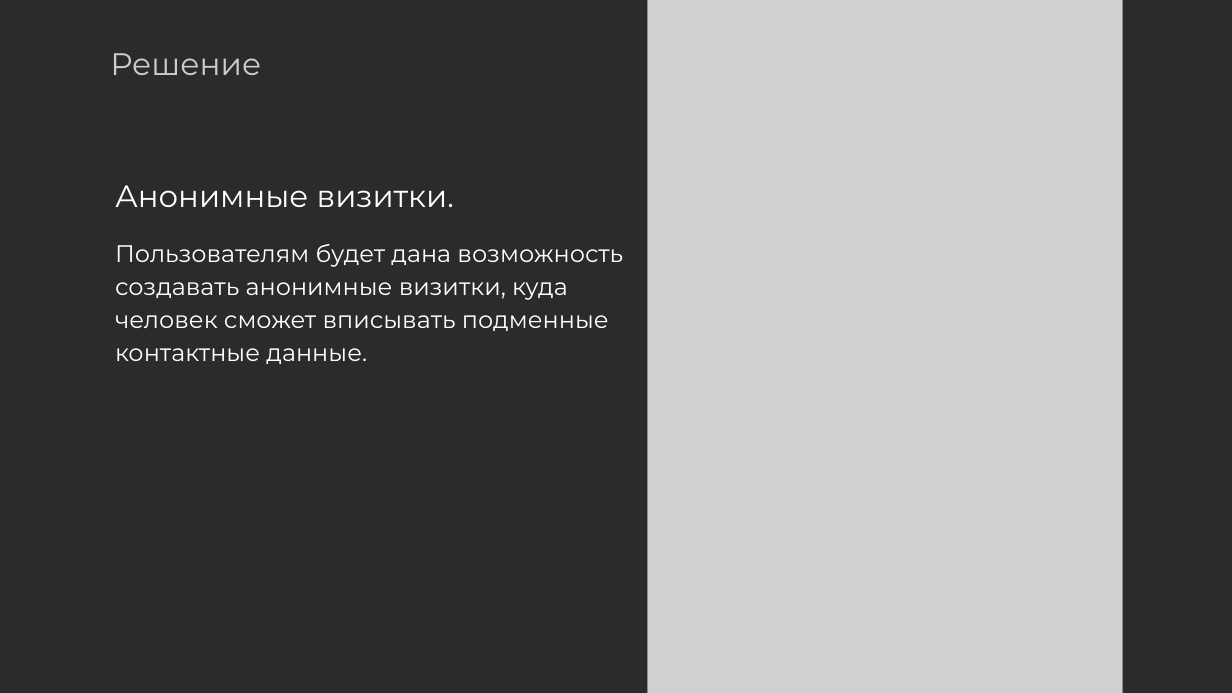
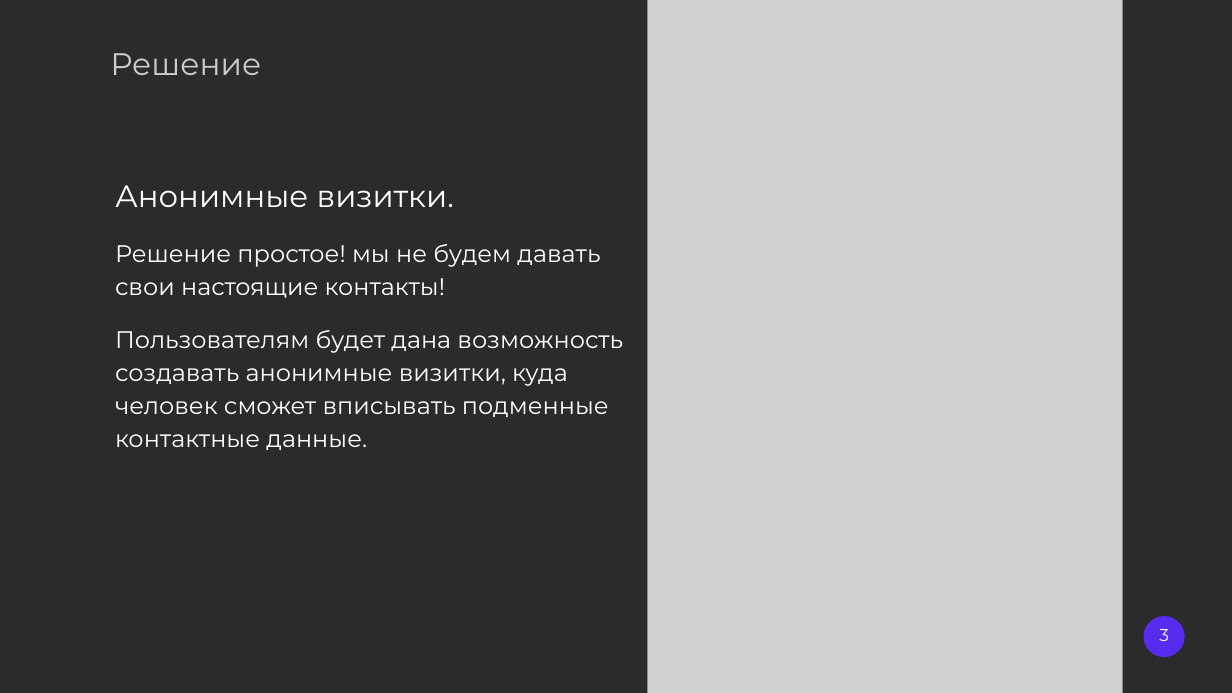
Before and after one commit to ContactProxyDev/Pitch, a slide deck: slide 3 of Startup Pitch.pptx. Drawn at 1232x693 pixels with LibreOffice and Linux fonts; fonts in the diff are those of the drawing; grey boxes stand for pictures; background and template pictures are left out; a plain dark background stands for a picture behind light text. Boxes give left, top, right and bottom in pixels: in the first picture for what was removed or moved away, otherwise in the second. Text is boxed around its words. In the diff, an @@ line names an element or a change of style, - is before the commit and + after.

```diff
--- a/Startup Pitch.pptx
+++ b/Startup Pitch.pptx
@@ text at box(115, 244, 600, 298): paragraph added @@
+Решение простое! мы не будем давать свои настоящие контакты!
@@ ellipse added at box(1145, 617, 1184, 657), fill #562CEF, outline #562CEF 0.75 pt @@
@@ text added at box(1159, 629, 1169, 641), 10 pt, text #FFFFFF @@
+3
```
Also in this commit, not shown: 2 other slides changed, 6 slides added, 7 slides removed.
